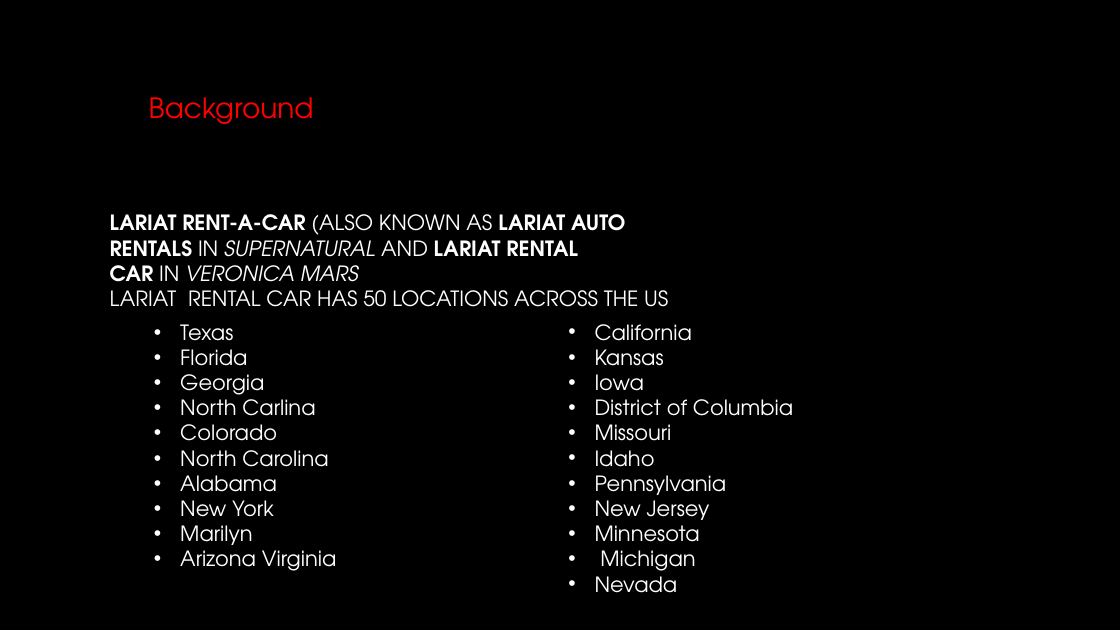
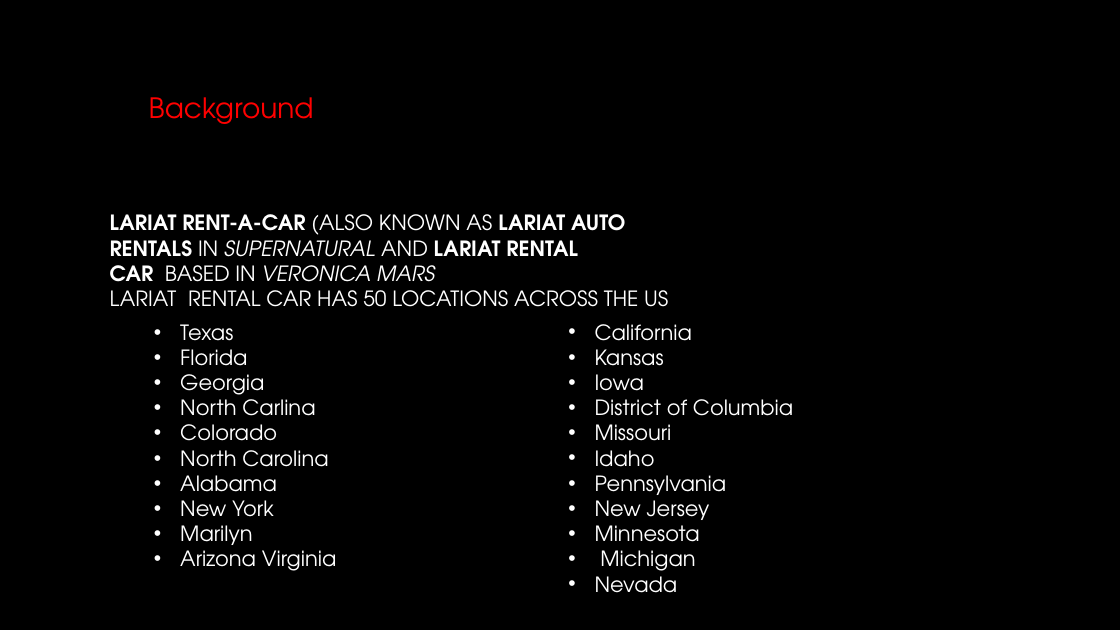
Before and after one commit to TyannaFrison/Lariat-presentation, a slide deck: slide 2 of capstone 1.pptx. Drawn at 1120x630 pixels with LibreOffice and Linux fonts; fonts in the diff are those of the drawing; background and template pictures are left out. Boxes give left, top, right and bottom in pixels: in the first picture for what was removed or moved away, otherwise in the second. Text is boxed around its words. In the diff, an @@ line names an element or a change of style, - is before the commit and + after.

```diff
--- a/capstone 1.pptx
+++ b/capstone 1.pptx
@@ title at box(110, 214, 668, 307): text changed @@
-LARIAT RENT-A-CAR (ALSO KNOWN AS LARIAT AUTO RENTALS IN SUPERNATURAL AND LARIAT RENTAL
-CAR IN VERONICA MARS
-LARIAT RENTAL CAR HAS 50 LOCATIONS ACROSS THE US
+LARIAT RENT-A-CAR (ALSO KNOWN AS LARIAT AUTO RENTALS IN SUPERNATURAL AND LARIAT RENTAL
+CAR BASED IN VERONICA MARS
+LARIAT RENTAL CAR HAS 50 LOCATIONS ACROSS THE US
```
Also in this commit, not shown: 7 other slides changed.
